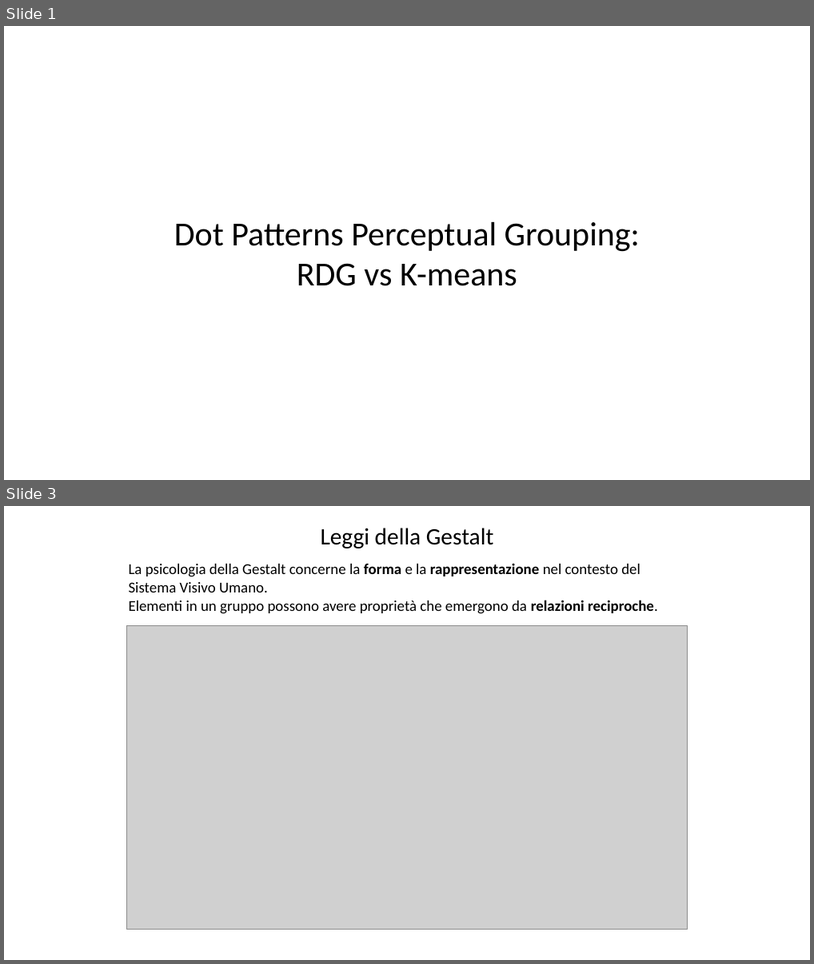
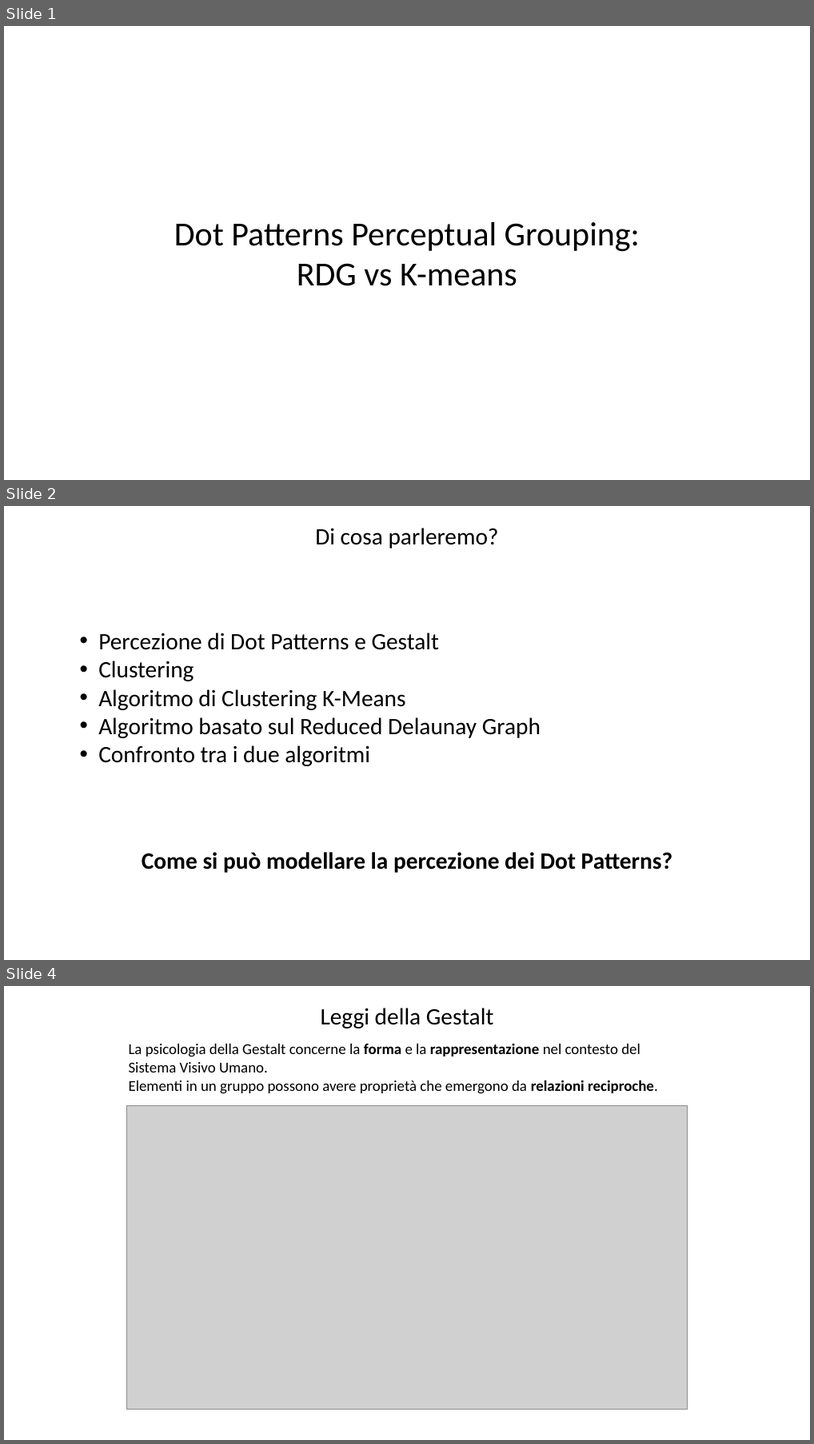
Before and after one commit to Teolul/Dot_Patterns_Perceptual_Grouping_RDG_vs_K-means, a slide deck: presentation.pptx. Shown one above the other, each under a label of ours: slides 1 and 3 before the commit, slides 1, 2 and 4 after it; the slides between them are not shown. The pictures are 814x964 and 814x1444 pixels, drawn with LibreOffice and Linux fonts; fonts in the diff are those of the drawing; grey boxes stand for pictures; background and template pictures are left out. Boxes give left, top, right and bottom in pixels: in the first picture for what was removed or moved away, otherwise in the second. Text is boxed around its words. In the diff, an @@ line names an element or a change of style, - is before the commit and + after.

```diff
--- a/presentation.pptx
+++ b/presentation.pptx
@@ slide 2 added at (4, 506, 810, 960), background picture (left out) @@
@@ text added at (315, 528, 499, 548), 28 pt, text #000000 @@
+Di cosa parleremo?
@@ text added at (98, 632, 541, 766), 28 pt, text #000000 @@
+• Percezione di Dot Patterns e Gestalt
+• Clustering
+• Algoritmo di Clustering K-Means
+• Algoritmo basato sul Reduced Delaunay Graph
+• Confronto tra i due algoritmi
@@ text added at (142, 852, 673, 872), 28 pt, text #000000, bold @@
+Come si può modellare la percezione dei Dot Patterns?
@@ what was slide 3 is now slide 4 @@
```
Also in this commit, not shown: 4 slides changed, 1 other slide added, 7 other files.
